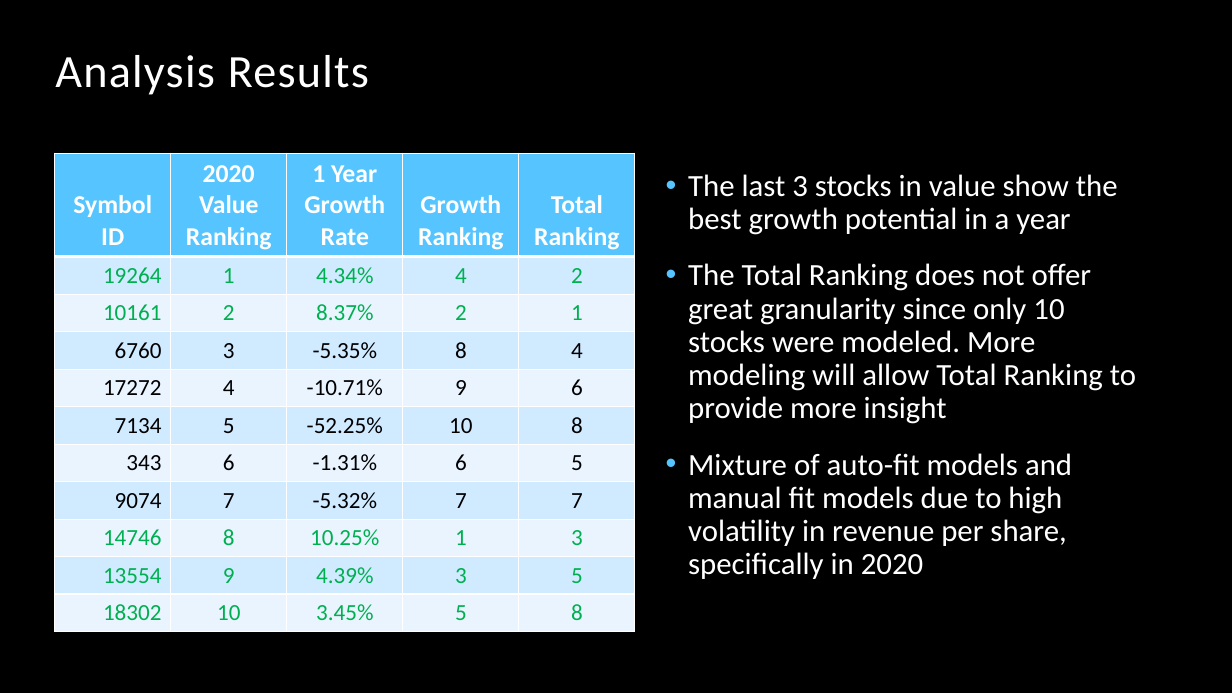
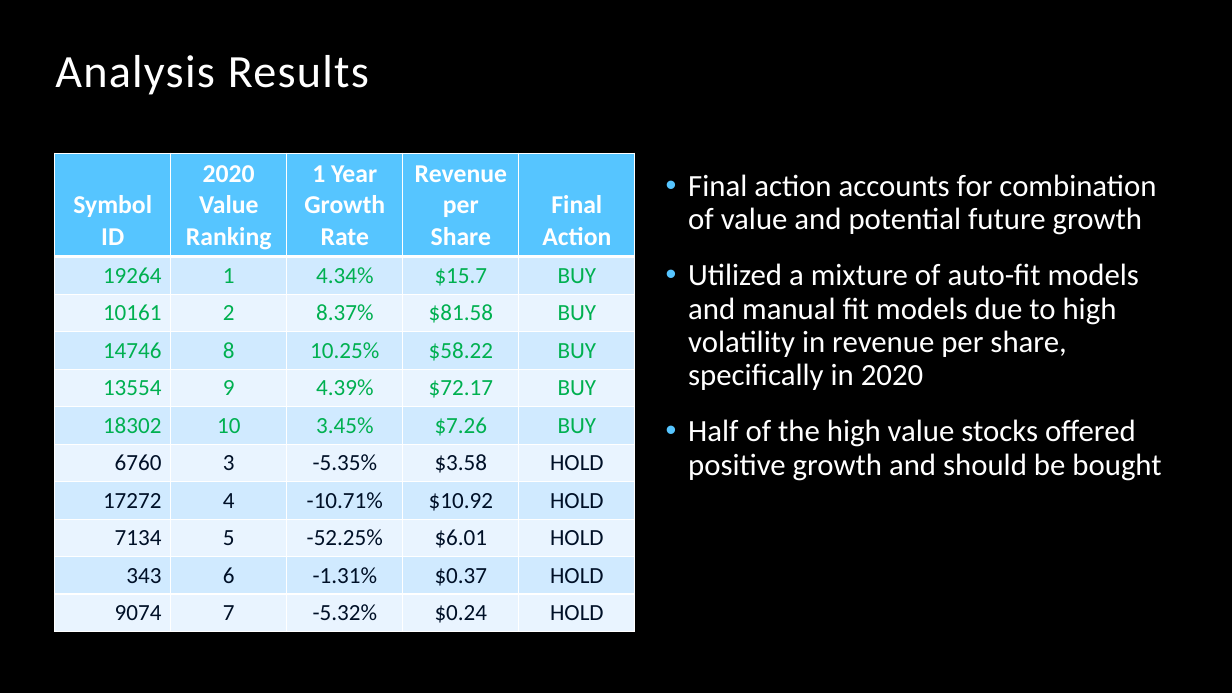
Before and after one commit to bentson1187/dsc-phase-4-project, a slide deck: slide 6 of Stakeholder Presentation.pptx (slide 5 before the commit). Drawn at 1232x693 pixels with LibreOffice and Linux fonts; fonts in the diff are those of the drawing; background and template pictures are left out. Boxes give left, top, right and bottom in pixels: in the first picture for what was removed or moved away, otherwise in the second. Text is boxed around its words. In the diff, an @@ line names an element or a change of style, - is before the commit and + after.

```diff
--- a/Stakeholder Presentation.pptx
+++ b/Stakeholder Presentation.pptx
@@ table at (55,153,637,630) @@
-row 1, column 4: Growth Ranking
+row 1, column 4: Revenue per Share
-row 1, column 5: Total Ranking
+row 1, column 5: Final Action
-row 2, column 4: 4
+row 2, column 4: $15.7
-row 2, column 5: 2
+row 2, column 5: BUY
-row 3, column 4: 2
+row 3, column 4: $81.58
-row 3, column 5: 1
+row 3, column 5: BUY
-row 4: 6760 | 3 | -5.35% | 8 | 4
+row 4: 14746 | 8 | 10.25% | $58.22 | BUY
-row 5: 17272 | 4 | -10.71% | 9 | 6
+row 5: 13554 | 9 | 4.39% | $72.17 | BUY
-row 6: 7134 | 5 | -52.25% | 10 | 8
+row 6: 18302 | 10 | 3.45% | $7.26 | BUY
-row 7: 343 | 6 | -1.31% | 6 | 5
+row 7: 6760 | 3 | -5.35% | $3.58 | HOLD
-row 8: 9074 | 7 | -5.32% | 7 | 7
+row 8: 17272 | 4 | -10.71% | $10.92 | HOLD
-row 9: 14746 | 8 | 10.25% | 1 | 3
+row 9: 7134 | 5 | -52.25% | $6.01 | HOLD
-row 10: 13554 | 9 | 4.39% | 3 | 5
+row 10: 343 | 6 | -1.31% | $0.37 | HOLD
-row 11: 18302 | 10 | 3.45% | 5 | 8
+row 11: 9074 | 7 | -5.32% | $0.24 | HOLD
@@ text at (688,174,1161,481): text changed @@
-• The last 3 stocks in value show the best growth potential in a year
-• The Total Ranking does not offer great granularity since only 10 stocks were modeled. More modeling will allow Total Ranking to provide more insight
-• Mixture of auto-fit models and manual fit models due to high volatility in revenue per share, specifically in 2020
+• Final action accounts for combination of value and potential future growth
+• Utilized a mixture of auto-fit models and manual fit models due to high volatility in revenue per share, specifically in 2020
+• Half of the high value stocks offered positive growth and should be bought
```
Also in this commit, not shown: 5 other slides changed, 1 slide added.
